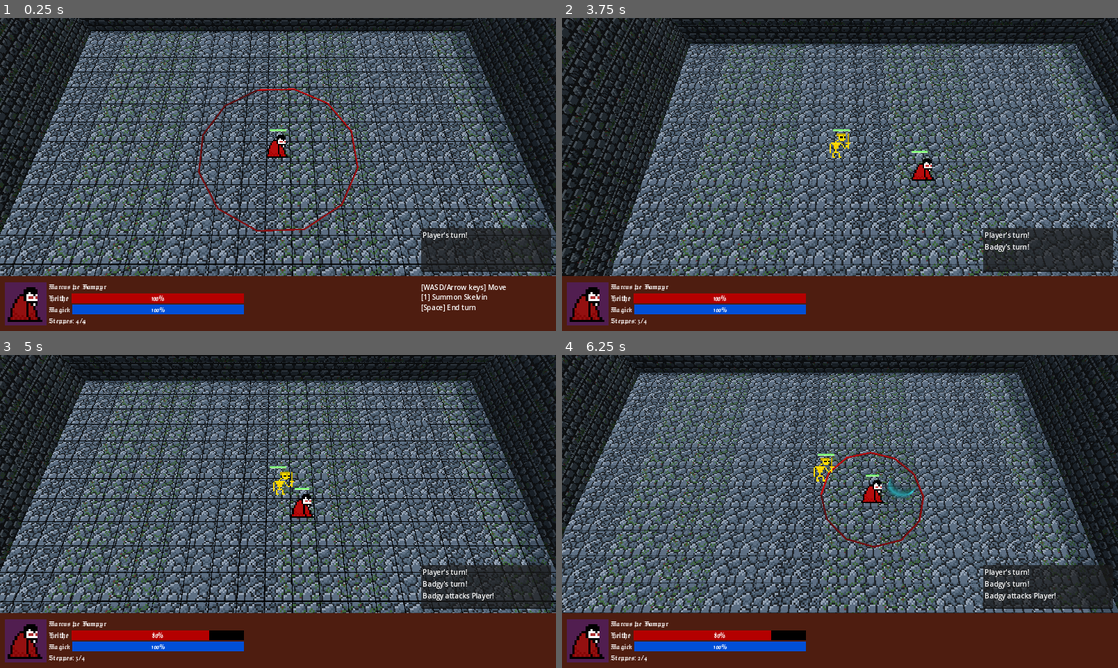
Above: before the commit, frames 1-4 (two rows, left to right).
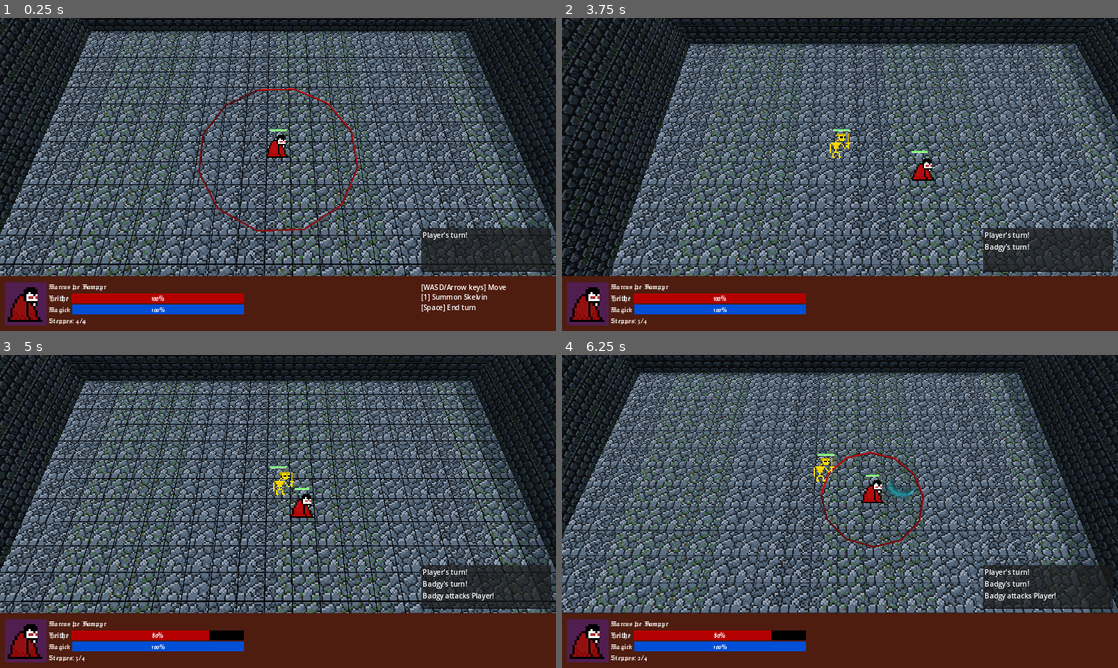
Above: after the commit, the same moments.

Repository: FlamingRat/ldjam55
Game: Godot game, scene res://levels/overworld.tscn
Two runs of this game, one before a commit and one after it. Both use one fixed random seed, a clock stepped at 60 frames per second and the inputs below.
Inputs:
- Up to frame 1 (0.25 s): no input
- Up to frame 2 (3.75 s): hold D (move_right) 0.53-1.28 s; tap Space (confirm) at 0.6, 2.1, 3.6 s; hold S (move_down) 1.28-2.03 s; tap 1 (summon1) at 1.35, 2.85 s; hold D (move_right) 2.03-2.78 s; hold W (move_up) 2.78-3.53 s; hold A (move_left) from 3.53 s (still down)
- Up to frame 3 (5 s): keep holding A (move_left); tap 1 (summon1) at 4.35 s
- Up to frame 4 (6.25 s): release A (move_left) at 5.03 s; hold S (move_down) 5.03-5.78 s; tap Space (confirm) at 5.1 s; hold D (move_right) from 5.78 s (still down); tap 1 (summon1) at 5.85 s

The runs differ from the first frame. In frame 1, less than 0.1% of the frame differs, in the area x 4-77%, y 10-81%; in frame 2, 0.7%; in frame 3, 0.2%; in frame 4, 1.2%, in the area x 2-94%, y 6-83%.

Commit message:
Split UI scene

Diff:
--- a/global_events.gd
+++ b/global_events.gd
@@ -20,6 +20,9 @@
 var current_turn: int = 0
 var current_turn_unit: Node3D:
 	get:
+		if not len(units):
+			return
+
 		if current_turn > len(units) - 1:
 			current_turn = 0
 
--- a/levels/overworld.tscn
+++ b/levels/overworld.tscn
@@ -1,25 +1,19 @@
-[gd_scene load_steps=36 format=3 uid="uid://beppg36hn1e7c"]
-
+[gd_scene load_steps=29 format=3 uid="uid://beppg36hn1e7c"]
+
+[ext_resource type="PackedScene" uid="uid://c31hns2nx6jxu" path="res://ui/ui.tscn" id="1_a201a"]
 [ext_resource type="PackedScene" uid="uid://c7biv641mnrue" path="res://player/player.tscn" id="2_7cvbh"]
 [ext_resource type="Texture2D" uid="uid://dxqyj6coi7fmi" path="res://levels/grid.png" id="2_jwiha"]
 [ext_resource type="Script" path="res://levels/camera.gd" id="3_mka4u"]
 [ext_resource type="PackedScene" uid="uid://caut86utiy4sd" path="res://enemies/badgy.tscn" id="3_qrpkt"]
 [ext_resource type="Script" path="res://enemies/spawner.gd" id="3_r3tab"]
 [ext_resource type="Script" path="res://common/character_turn_listener.gd" id="5_6jcuj"]
-[ext_resource type="Script" path="res://ui/log.gd" id="6_c8um8"]
-[ext_resource type="Script" path="res://levels/commands.gd" id="8_imarg"]
 [ext_resource type="Texture2D" uid="uid://c4hnbbj2m6iaj" path="res://ui/vamper_walls.png" id="9_5nfgd"]
 [ext_resource type="Texture2D" uid="uid://kt057pvlb8b2" path="res://ui/vampetiles.png" id="9_p8bsw"]
-[ext_resource type="Texture2D" uid="uid://d08cml40d016x" path="res://ui/vamper_picture.png" id="9_tfyth"]
-[ext_resource type="Theme" uid="uid://ckjd70sogfw06" path="res://ui/main_theme.tres" id="10_ow2lw"]
 [ext_resource type="AudioStream" uid="uid://74t3jhdm6qg8" path="res://ui/sound/vampeta_music.mp3" id="11_hqhkr"]
-[ext_resource type="Script" path="res://ui/health_bar.gd" id="11_vf875"]
-[ext_resource type="Script" path="res://ui/steps_indicator.gd" id="12_5lp8k"]
-[ext_resource type="Script" path="res://ui/mana_bar.gd" id="12_vpdck"]
 
 [sub_resource type="ProceduralSkyMaterial" id="ProceduralSkyMaterial_c5vxg"]
 sky_horizon_color = Color(0.64625, 0.65575, 0.67075, 1)
-ground_horizon_color = Color(0.64625, 0.65575, 0.67075, 1)
+ground_bottom_color = Color(0.0470588, 0.0117647, 0.027451, 1)
 
 [sub_resource type="Sky" id="Sky_dv2l5"]
 sky_material = SubResource("ProceduralSkyMaterial_c5vxg")
@@ -67,9 +61,6 @@
 "new_animation": SubResource("Animation_1tngm")
 }
 
-[sub_resource type="StyleBoxFlat" id="StyleBoxFlat_g1nvi"]
-bg_color = Color(0, 0.309804, 0.843137, 1)
-
 [sub_resource type="FastNoiseLite" id="FastNoiseLite_7smoa"]
 offset = Vector3(0.5, 0.5, 0.5)
 fractal_gain = 0.75
@@ -106,7 +97,7 @@
 
 [sub_resource type="PlaneMesh" id="PlaneMesh_nlgnt"]
 material = SubResource("StandardMaterial3D_3tuhe")
-size = Vector2(21, 15)
+size = Vector2(100, 50)
 
 [sub_resource type="StandardMaterial3D" id="StandardMaterial3D_hqs35"]
 albedo_texture = ExtResource("9_5nfgd")
@@ -184,143 +175,6 @@
 [node name="CharacterTurnListener" type="Node" parent="Spawner"]
 script = ExtResource("5_6jcuj")
 
-[node name="CanvasLayer" type="CanvasLayer" parent="."]
-
-[node name="Log" type="TextEdit" parent="CanvasLayer"]
-custom_minimum_size = Vector2(300, 0)
-offset_left = 969.0
-offset_top = 483.0
-offset_right = 1269.0
-offset_bottom = 584.0
-theme = ExtResource("10_ow2lw")
-theme_override_colors/font_readonly_color = Color(1, 1, 1, 1)
-placeholder_text = "Player's Turn!"
-editable = false
-wrap_mode = 1
-script = ExtResource("6_c8um8")
-
-[node name="ColorRect" type="ColorRect" parent="CanvasLayer"]
-anchors_preset = 12
-anchor_top = 1.0
-anchor_right = 1.0
-anchor_bottom = 1.0
-offset_top = -127.0
-grow_horizontal = 2
-grow_vertical = 0
-color = Color(0.305882, 0.113725, 0.0627451, 1)
-
-[node name="HBoxContainer" type="HBoxContainer" parent="CanvasLayer/ColorRect"]
-layout_mode = 1
-anchors_preset = 15
-anchor_right = 1.0
-anchor_bottom = 1.0
-offset_left = 11.0
-offset_top = 17.0
-offset_right = -11.0
-offset_bottom = -14.0
-grow_horizontal = 2
-grow_vertical = 2
-
-[node name="ColorRect" type="ColorRect" parent="CanvasLayer/ColorRect/HBoxContainer"]
-clip_children = 2
-custom_minimum_size = Vector2(96, 0)
-layout_mode = 2
-color = Color(0.317647, 0.117647, 0.313726, 1)
-
-[node name="TextureRect" type="TextureRect" parent="CanvasLayer/ColorRect/HBoxContainer/ColorRect"]
-layout_mode = 1
-anchors_preset = 8
-anchor_left = 0.5
-anchor_top = 0.5
-anchor_right = 0.5
-anchor_bottom = 0.5
-offset_left = -41.0
-offset_top = -44.0
-offset_right = 44.0
-offset_bottom = 41.0
-grow_horizontal = 2
-grow_vertical = 2
-texture = ExtResource("9_tfyth")
-
-[node name="VBoxContainer" type="VBoxContainer" parent="CanvasLayer/ColorRect/HBoxContainer"]
-custom_minimum_size = Vector2(450, 0)
-layout_mode = 2
-size_flags_vertical = 4
-alignment = 1
-
-[node name="Name" type="Label" parent="CanvasLayer/ColorRect/HBoxContainer/VBoxContainer"]
-layout_mode = 2
-size_flags_vertical = 1
-theme = ExtResource("10_ow2lw")
-text = "Marcus þe Vampyr"
-
-[node name="HBoxContainer" type="HBoxContainer" parent="CanvasLayer/ColorRect/HBoxContainer/VBoxContainer"]
-layout_mode = 2
-
-[node name="HealthIndicator" type="Label" parent="CanvasLayer/ColorRect/HBoxContainer/VBoxContainer/HBoxContainer"]
-custom_minimum_size = Vector2(50, 0)
-layout_mode = 2
-size_flags_vertical = 3
-theme = ExtResource("10_ow2lw")
-text = "Helthe"
-
-[node name="ProgressBar" type="ProgressBar" parent="CanvasLayer/ColorRect/HBoxContainer/VBoxContainer/HBoxContainer" node_paths=PackedStringArray("player")]
-layout_mode = 2
-size_flags_horizontal = 3
-size_flags_vertical = 1
-theme = ExtResource("10_ow2lw")
-value = 100.0
-script = ExtResource("11_vf875")
-player = NodePath("../../../../../../Player")
-
-[node name="HBoxContainer2" type="HBoxContainer" parent="CanvasLayer/ColorRect/HBoxContainer/VBoxContainer"]
-layout_mode = 2
-
-[node name="ManaIndicator" type="Label" parent="CanvasLayer/ColorRect/HBoxContainer/VBoxContainer/HBoxContainer2"]
-custom_minimum_size = Vector2(50, 0)
-layout_mode = 2
-size_flags_vertical = 3
-theme = ExtResource("10_ow2lw")
-text = "Magick"
-
-[node name="ProgressBar" type="ProgressBar" parent="CanvasLayer/ColorRect/HBoxContainer/VBoxContainer/HBoxContainer2" node_paths=PackedStringArray("player")]
-layout_mode = 2
-size_flags_horizontal = 3
-size_flags_vertical = 1
-theme = ExtResource("10_ow2lw")
-theme_override_styles/fill = SubResource("StyleBoxFlat_g1nvi")
-value = 100.0
-script = ExtResource("12_vpdck")
-player = NodePath("../../../../../../Player")
-
-[node name="HBoxContainer3" type="HBoxContainer" parent="CanvasLayer/ColorRect/HBoxContainer/VBoxContainer"]
-layout_mode = 2
-
-[node name="StepsIndicator" type="Label" parent="CanvasLayer/ColorRect/HBoxContainer/VBoxContainer/HBoxContainer3" node_paths=PackedStringArray("player")]
-custom_minimum_size = Vector2(50, 0)
-layout_mode = 2
-size_flags_vertical = 3
-theme = ExtResource("10_ow2lw")
-text = "Steppes: 4/4"
-script = ExtResource("12_5lp8k")
-player = NodePath("../../../../../../Player")
-
-[node name="Justify" type="Control" parent="CanvasLayer/ColorRect/HBoxContainer"]
-layout_mode = 2
-size_flags_horizontal = 3
-
-[node name="Commands" type="RichTextLabel" parent="CanvasLayer/ColorRect/HBoxContainer"]
-custom_minimum_size = Vector2(300, 0)
-layout_mode = 2
-theme = ExtResource("10_ow2lw")
-bbcode_enabled = true
-text = "[Arrow keys] Move
-[Space] Summon Skelvin
-[E] End turn,+
-"
-shortcut_keys_enabled = false
-script = ExtResource("8_imarg")
-
 [node name="FloorTexture" type="MeshInstance3D" parent="."]
 mesh = SubResource("PlaneMesh_nlgnt")
 
@@ -341,4 +195,17 @@
 volume_db = -4.622
 autoplay = true
 
+[node name="UI" parent="." instance=ExtResource("1_a201a")]
+
+[node name="ProgressBar" parent="UI/ColorRect/HBoxContainer/VBoxContainer/HBoxContainer" index="1" node_paths=PackedStringArray("player")]
+player = NodePath("../../../../../../Player")
+
+[node name="ProgressBar" parent="UI/ColorRect/HBoxContainer/VBoxContainer/HBoxContainer2" index="1" node_paths=PackedStringArray("player")]
+player = NodePath("../../../../../../Player")
+
+[node name="StepsIndicator" parent="UI/ColorRect/HBoxContainer/VBoxContainer/HBoxContainer3" index="0" node_paths=PackedStringArray("player")]
+player = NodePath("../../../../../../Player")
+
 [connection signal="on_turn" from="Spawner/CharacterTurnListener" to="Spawner" method="_on_character_turn_listener_on_turn"]
+
+[editable path="UI"]
--- a/ui/log.gd
+++ b/ui/log.gd
@@ -1,4 +1,5 @@
 extends TextEdit
+class_name BattleLog
 
 
 func _ready():
--- /dev/null
+++ b/ui/ui.tscn
@@ -0,0 +1,149 @@
+[gd_scene load_steps=9 format=3 uid="uid://c31hns2nx6jxu"]
+
+[ext_resource type="Theme" uid="uid://ckjd70sogfw06" path="res://ui/main_theme.tres" id="1_4v333"]
+[ext_resource type="Script" path="res://ui/log.gd" id="2_t1d6l"]
+[ext_resource type="Texture2D" uid="uid://d08cml40d016x" path="res://ui/vamper_picture.png" id="3_ondu4"]
+[ext_resource type="Script" path="res://ui/health_bar.gd" id="4_vh3si"]
+[ext_resource type="Script" path="res://ui/mana_bar.gd" id="5_81i4v"]
+[ext_resource type="Script" path="res://ui/steps_indicator.gd" id="6_jysce"]
+[ext_resource type="Script" path="res://levels/commands.gd" id="7_7ryl4"]
+
+[sub_resource type="StyleBoxFlat" id="StyleBoxFlat_g1nvi"]
+bg_color = Color(0, 0.309804, 0.843137, 1)
+
+[node name="CanvasLayer" type="CanvasLayer"]
+
+[node name="Log" type="TextEdit" parent="."]
+custom_minimum_size = Vector2(300, 0)
+offset_left = 969.0
+offset_top = 483.0
+offset_right = 1269.0
+offset_bottom = 584.0
+theme = ExtResource("1_4v333")
+theme_override_colors/font_readonly_color = Color(1, 1, 1, 1)
+placeholder_text = "Player's Turn!"
+editable = false
+wrap_mode = 1
+script = ExtResource("2_t1d6l")
+
+[node name="ColorRect" type="ColorRect" parent="."]
+anchors_preset = 12
+anchor_top = 1.0
+anchor_right = 1.0
+anchor_bottom = 1.0
+offset_top = -127.0
+grow_horizontal = 2
+grow_vertical = 0
+color = Color(0.305882, 0.113725, 0.0627451, 1)
+
+[node name="HBoxContainer" type="HBoxContainer" parent="ColorRect"]
+layout_mode = 1
+anchors_preset = 15
+anchor_right = 1.0
+anchor_bottom = 1.0
+offset_left = 11.0
+offset_top = 17.0
+offset_right = -11.0
+offset_bottom = -14.0
+grow_horizontal = 2
+grow_vertical = 2
+
+[node name="ColorRect" type="ColorRect" parent="ColorRect/HBoxContainer"]
+clip_children = 2
+custom_minimum_size = Vector2(96, 0)
+layout_mode = 2
+color = Color(0.317647, 0.117647, 0.313726, 1)
+
+[node name="TextureRect" type="TextureRect" parent="ColorRect/HBoxContainer/ColorRect"]
+layout_mode = 1
+anchors_preset = 8
+anchor_left = 0.5
+anchor_top = 0.5
+anchor_right = 0.5
+anchor_bottom = 0.5
+offset_left = -41.0
+offset_top = -44.0
+offset_right = 44.0
+offset_bottom = 41.0
+grow_horizontal = 2
+grow_vertical = 2
+texture = ExtResource("3_ondu4")
+
+[node name="VBoxContainer" type="VBoxContainer" parent="ColorRect/HBoxContainer"]
+custom_minimum_size = Vector2(450, 0)
+layout_mode = 2
+size_flags_vertical = 4
+alignment = 1
+
+[node name="Name" type="Label" parent="ColorRect/HBoxContainer/VBoxContainer"]
+layout_mode = 2
+size_flags_vertical = 1
+theme = ExtResource("1_4v333")
+text = "Marcus þe Vampyr"
+
+[node name="HBoxContainer" type="HBoxContainer" parent="ColorRect/HBoxContainer/VBoxContainer"]
+layout_mode = 2
+
+[node name="HealthIndicator" type="Label" parent="ColorRect/HBoxContainer/VBoxContainer/HBoxContainer"]
+custom_minimum_size = Vector2(50, 0)
+layout_mode = 2
+size_flags_vertical = 3
+theme = ExtResource("1_4v333")
+text = "Helthe"
+
+[node name="ProgressBar" type="ProgressBar" parent="ColorRect/HBoxContainer/VBoxContainer/HBoxContainer" node_paths=PackedStringArray("player")]
+layout_mode = 2
+size_flags_horizontal = 3
+size_flags_vertical = 1
+theme = ExtResource("1_4v333")
+value = 100.0
+script = ExtResource("4_vh3si")
+player = NodePath("")
+
+[node name="HBoxContainer2" type="HBoxContainer" parent="ColorRect/HBoxContainer/VBoxContainer"]
+layout_mode = 2
+
+[node name="ManaIndicator" type="Label" parent="ColorRect/HBoxContainer/VBoxContainer/HBoxContainer2"]
+custom_minimum_size = Vector2(50, 0)
+layout_mode = 2
+size_flags_vertical = 3
+theme = ExtResource("1_4v333")
+text = "Magick"
+
+[node name="ProgressBar" type="ProgressBar" parent="ColorRect/HBoxContainer/VBoxContainer/HBoxContainer2" node_paths=PackedStringArray("player")]
+layout_mode = 2
+size_flags_horizontal = 3
+size_flags_vertical = 1
+theme = ExtResource("1_4v333")
+theme_override_styles/fill = SubResource("StyleBoxFlat_g1nvi")
+value = 100.0
+script = ExtResource("5_81i4v")
+player = NodePath("")
+
+[node name="HBoxContainer3" type="HBoxContainer" parent="ColorRect/HBoxContainer/VBoxContainer"]
+layout_mode = 2
+
+[node name="StepsIndicator" type="Label" parent="ColorRect/HBoxContainer/VBoxContainer/HBoxContainer3" node_paths=PackedStringArray("player")]
+custom_minimum_size = Vector2(50, 0)
+layout_mode = 2
+size_flags_vertical = 3
+theme = ExtResource("1_4v333")
+text = "Steppes: 4/4"
+script = ExtResource("6_jysce")
+player = NodePath("")
+
+[node name="Justify" type="Control" parent="ColorRect/HBoxContainer"]
+layout_mode = 2
+size_flags_horizontal = 3
+
+[node name="Commands" type="RichTextLabel" parent="ColorRect/HBoxContainer"]
+custom_minimum_size = Vector2(300, 0)
+layout_mode = 2
+theme = ExtResource("1_4v333")
+bbcode_enabled = true
+text = "[Arrow keys] Move
+[Space] Summon Skelvin
+[E] End turn,+
+"
+shortcut_keys_enabled = false
+script = ExtResource("7_7ryl4")
